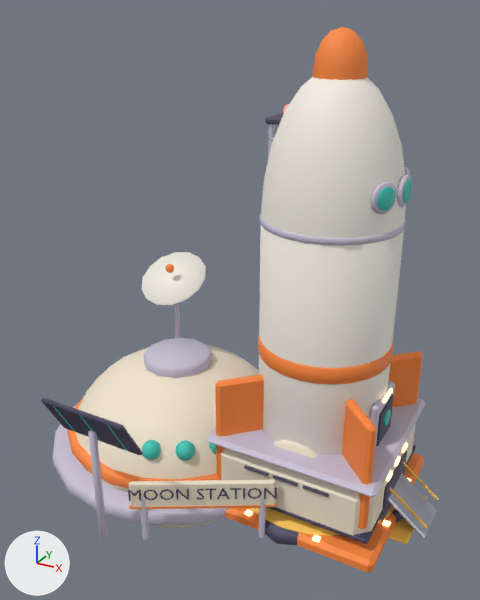
An edit to the glTF model sweep-the-planet/assets/sweep-assets.glb, drawn before and after from the same camera.
Before and after are seen from a camera (50 mm lens) standing at (4.03, -10.67, 9.24) and looking at (-1.78, -0.11, 3.96). Lighting does not change. The marker at lower left points along +X, +Y and +Z. The picture after the commit comes second. Where no turn or scale is listed for an object, it has been applied to the vertices. Vertices at exactly the same position are counted once.

Names of what the first picture shows: 'depot_mesh', 'hsign_mesh', 'hub_mesh', 'launchpad_mesh', 'rnose', 'rocket_mesh' and 1 more.
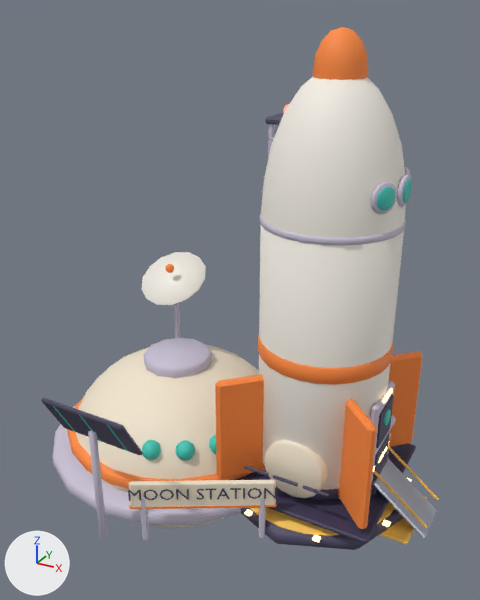
Location of each change, (x1, y1, x2, y2) in pixels of the pictures (480 x 600 px; the box of a moved part takes in the faces that stretch with it):
'depot_mesh', reshaped: before (206, 398, 426, 573); after (235, 415, 416, 544)
part 1 of me_cylinder_094, moved or reshaped (mostly hidden afterwards): before (380, 451, 407, 521); after (370, 477, 373, 497)
part 2 of me_cylinder_094, moved or reshaped (not visible afterwards): before (387, 470, 393, 482)
part 3 of me_cylinder_094, moved or reshaped (not visible afterwards): before (402, 442, 408, 453)
part 4 of me_cylinder_094, moved or reshaped (mostly hidden afterwards): before (206, 398, 426, 573); after (374, 415, 396, 457)
'hangar_mesh', unchanged, uncovered by the edit: before (273, 440, 318, 458); after (264, 440, 328, 498)

The change, as a diff of the scene's bpy script:
```diff
--- a/sweep-the-planet/assets/sweep-assets.glb.py
+++ b/sweep-the-planet/assets/sweep-assets.glb.py
@@ me_cylinder_094 @@
 # used by ob_depot_mesh; location = (-1.3, 1.3, 2.1)
-me_cylinder_094.from_pydata(...)  # 470 vertices, 868 faces; spans x -0.5..3.1, y -3.1..0.5, z -2.1..0.49
+me_cylinder_094.from_pydata(...)  # 470 vertices, 868 faces; spans x -0.32..2.92, y -2.95..0.32, z -2.1..0.49
+# me_cylinder_094 part 1: the loose piece of 16 vertices spanning x 2.86..2.94, y -2.0..-0.6, z -1.8..-1.0 is scaled about its middle by (1, 0.702, 1), then moved by (-0.35, 0.0, 0.0)
+# me_cylinder_094 part 2: the loose piece of 24 vertices spanning x 2.89..2.95, y -1.92..-1.68, z -0.91..-0.79 is scaled about its middle by (1, 0.814, 1), then moved by (-0.35, 0.08, 0.0)
+# me_cylinder_094 part 3: the loose piece of 24 vertices spanning x 2.89..2.95, y -0.92..-0.68, z -0.91..-0.79 is scaled about its middle by (1, 0.814, 1), then moved by (-0.35, -0.08, 0.0)
+# me_cylinder_094 part 4: 72 of 470 vertices moved; they spanned x -0.5..3.1, y -3.1..0.5, z -2.1..-0.36 and now span x -0.1..2.7, y -2.2..-0.4, z -2.1..-0.36; mean shift (0.0, 0.0, 0.0); largest move (3.02, -3.02, -2.1) -> (2.62, -2.12, -2.1)
+# other edits to the shape of me_cylinder_094 do not show in these pictures
 me_cylinder_094.materials.append(mat_metal)
```
